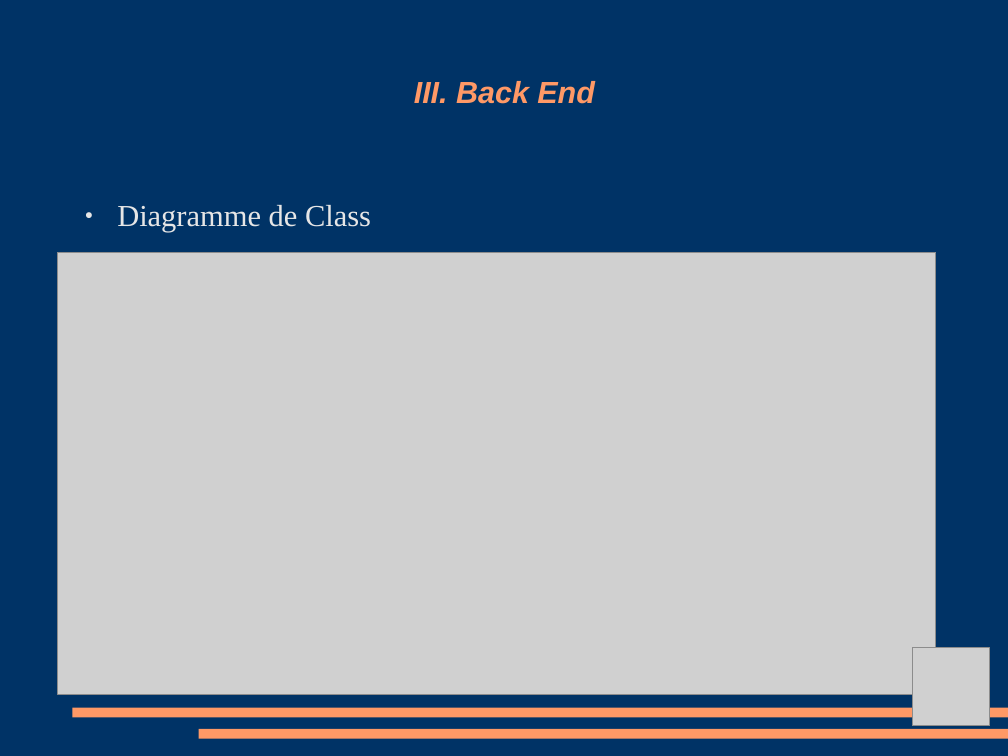
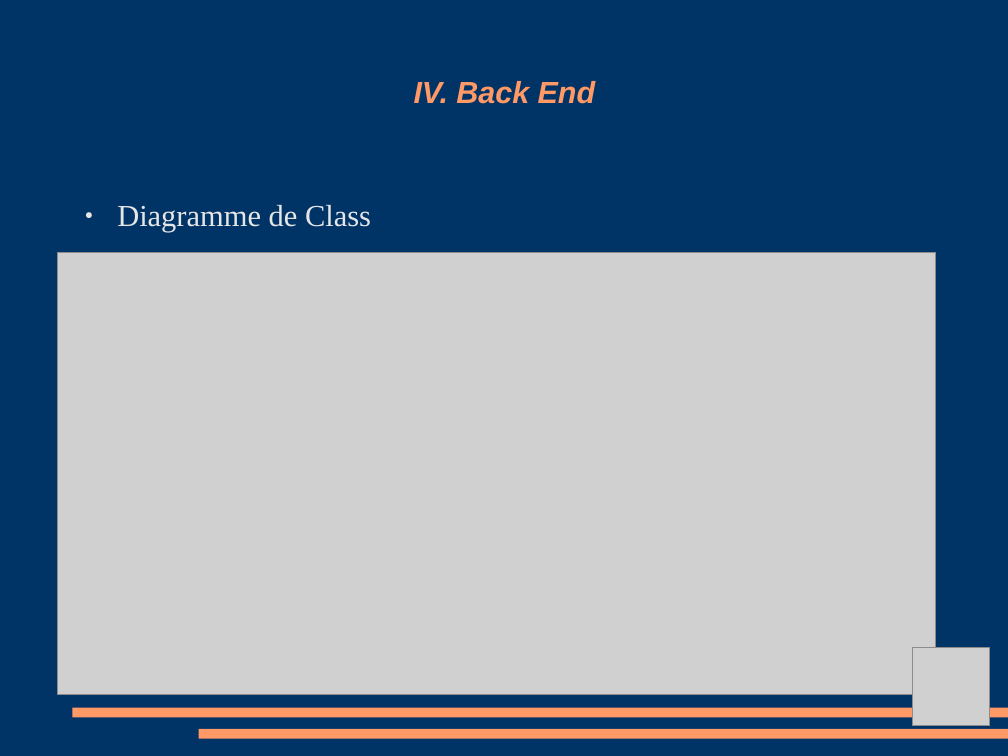
Before and after one commit to Amoun82/Librairy, a slide deck: slide 7 of Debut projet diplome/Projet Diapo.odp. Drawn at 1008x756 pixels with LibreOffice and Linux fonts; fonts in the diff are those of the drawing; grey boxes stand for pictures. Boxes give left, top, right and bottom in pixels: in the first picture for what was removed or moved away, otherwise in the second. Text is boxed around its words. In the diff, an @@ line names an element or a change of style, - is before the commit and + after.

Commit message:
projet

```diff
--- a/Debut projet diplome/Projet Diapo.odp
+++ b/Debut projet diplome/Projet Diapo.odp
@@ title at (414,81,596,104): text changed @@
-III. Back End
+IV. Back End
```
